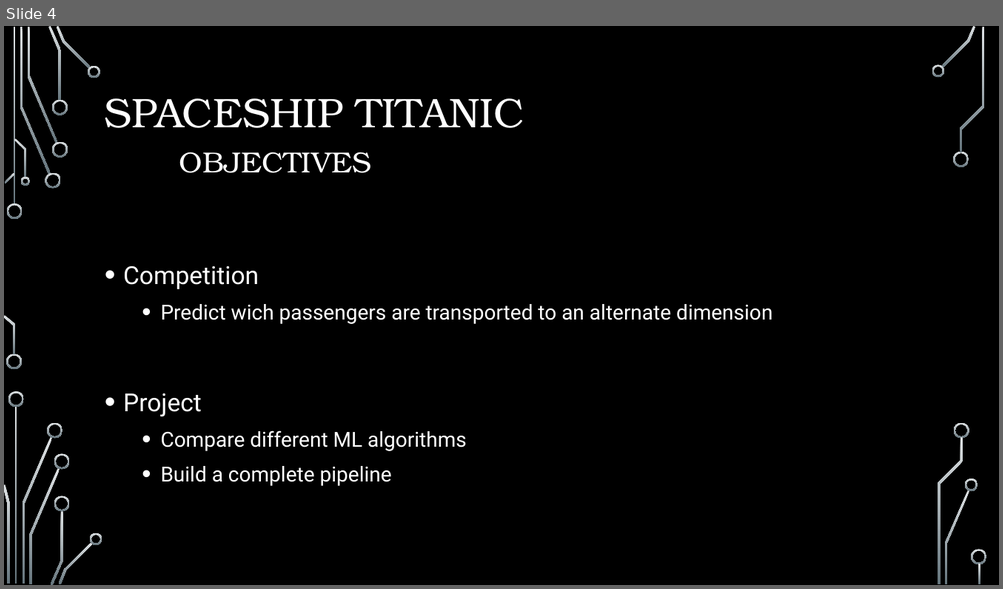
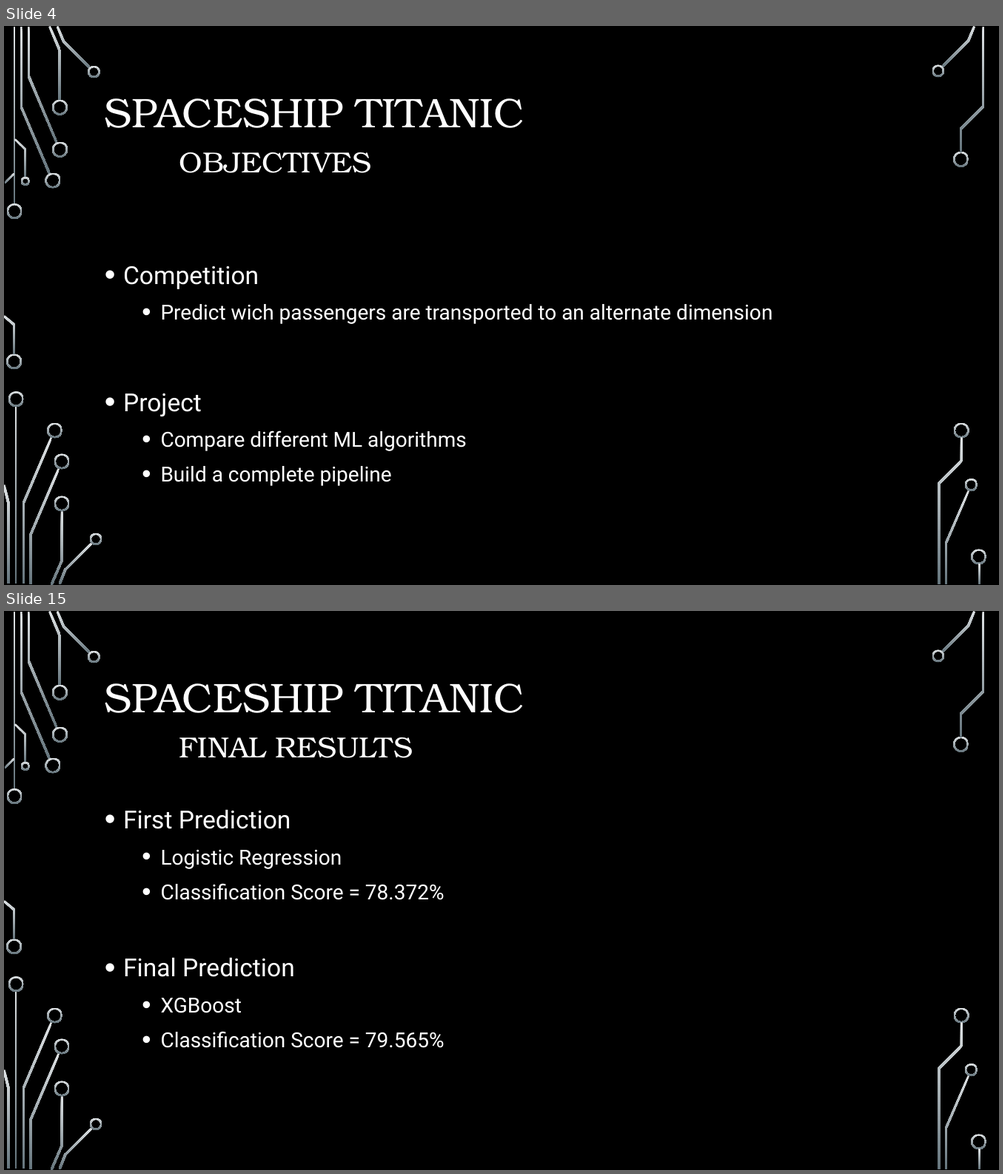
Before and after one commit to gustavossbarros/Ironhack_Final_Project_Spaceship_Titanic, a slide deck: deliverables/Final Project Presentation.pptx. Shown one above the other, each under a label of ours: slide 4 before the commit, slides 4 and 15 after it; the slides between them are not shown. The pictures are 1003x589 and 1003x1174 pixels, drawn with LibreOffice and Linux fonts; fonts in the diff are those of the drawing; background and template pictures are left out. Boxes give left, top, right and bottom in pixels: in the first picture for what was removed or moved away, otherwise in the second. Text is boxed around its words. In the diff, an @@ line names an element or a change of style, - is before the commit and + after.

```diff
--- a/deliverables/Final Project Presentation.pptx
+++ b/deliverables/Final Project Presentation.pptx
@@ slide 15 added at (x1=4, y1=611, x2=999, y2=1170), background picture (left out); not listed: 36 template elements that a slide beside it also shows @@
@@ title added at (x1=105, y1=684, x2=524, y2=758), 40 pt, text #FFFFFF @@
+SPACESHIP TITANIC
+FINAL RESULTS
@@ text added at (x1=123, y1=809, x2=444, y2=1048), 20 pt, text #FFFFFF @@
+• First Prediction
+  • Logistic Regression
+  • Classification Score = 78.372%
+• Final Prediction
+  • XGBoost
+  • Classification Score = 79.565%
```
Also in this commit, not shown: 1 slide changed, 12 other slides added, 6 slides removed.
